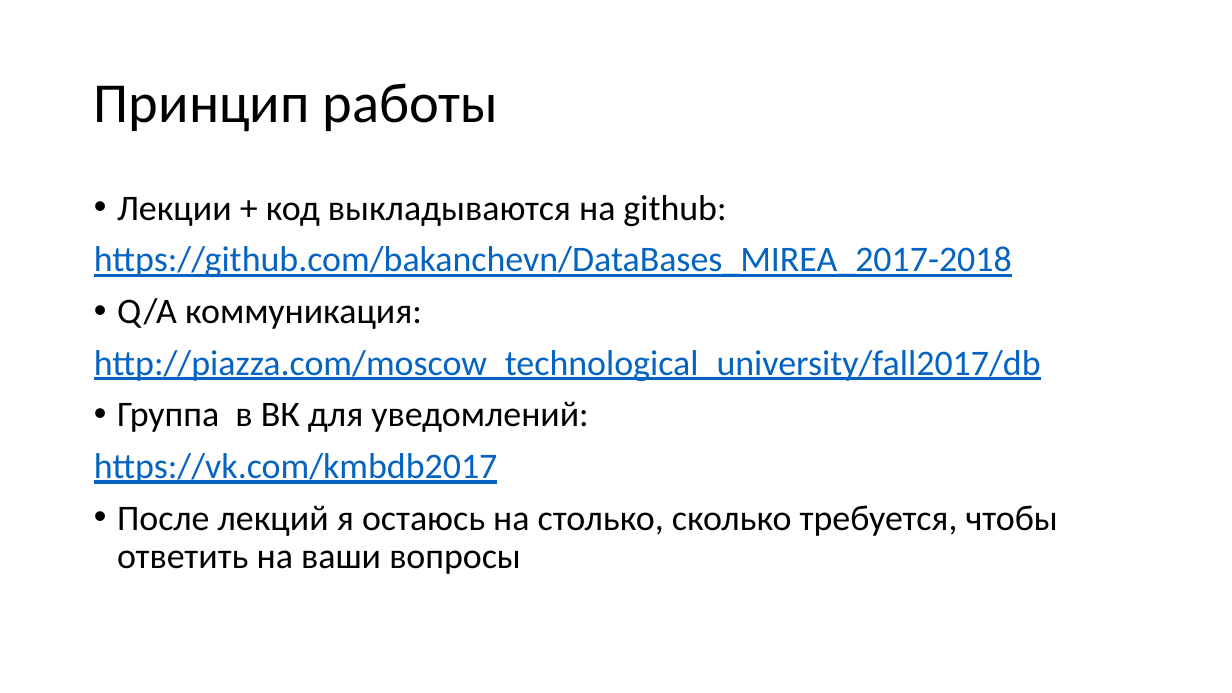
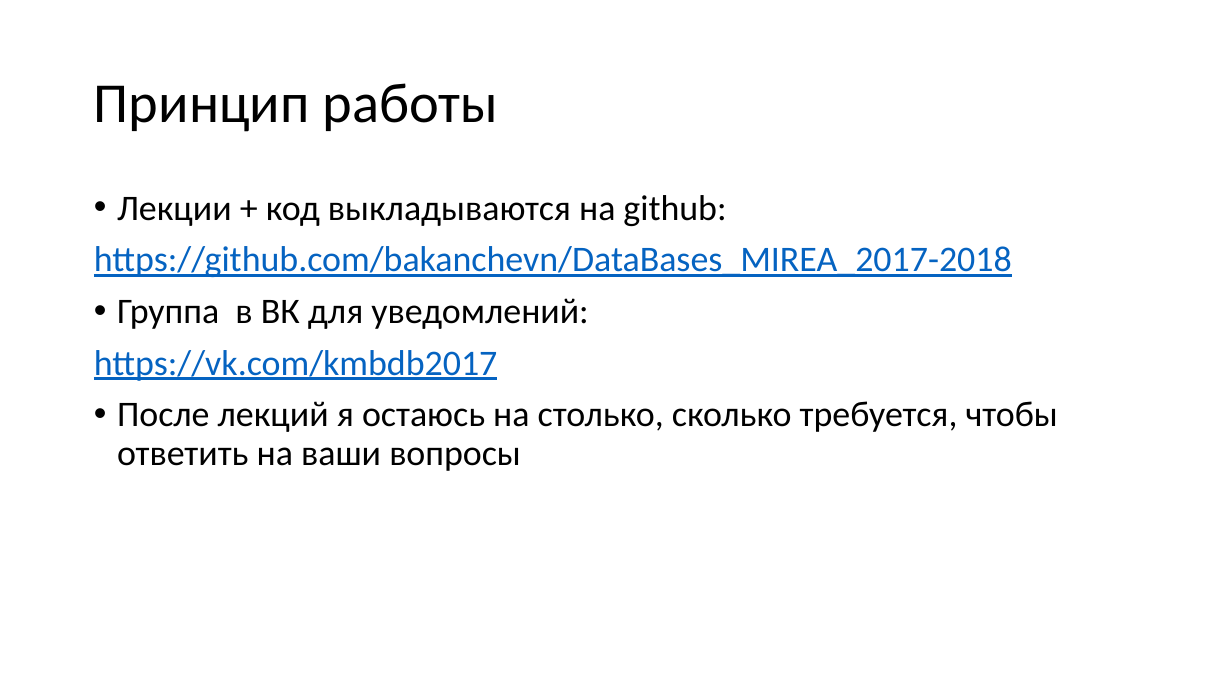
Before and after one commit to bakanchevn/DataBases_MIREA_2018-2019, a slide deck: slide 8 of Week1/Lec1.pptx (slide 9 before the commit). Drawn at 1232x693 pixels with LibreOffice and Linux fonts; fonts in the diff are those of the drawing. Boxes give left, top, right and bottom in pixels: in the first picture for what was removed or moved away, otherwise in the second. Text is boxed around its words. In the diff, an @@ line names an element or a change of style, - is before the commit and + after.

```diff
--- a/Week1/Lec1.pptx
+++ b/Week1/Lec1.pptx
@@ text at bbox=[94, 298, 1041, 381]: paragraphs removed @@
-• Q/A коммуникация:
-http://piazza.com/moscow_technological_university/fall2017/db
```
Also in this commit, not shown: 1 slide removed.
